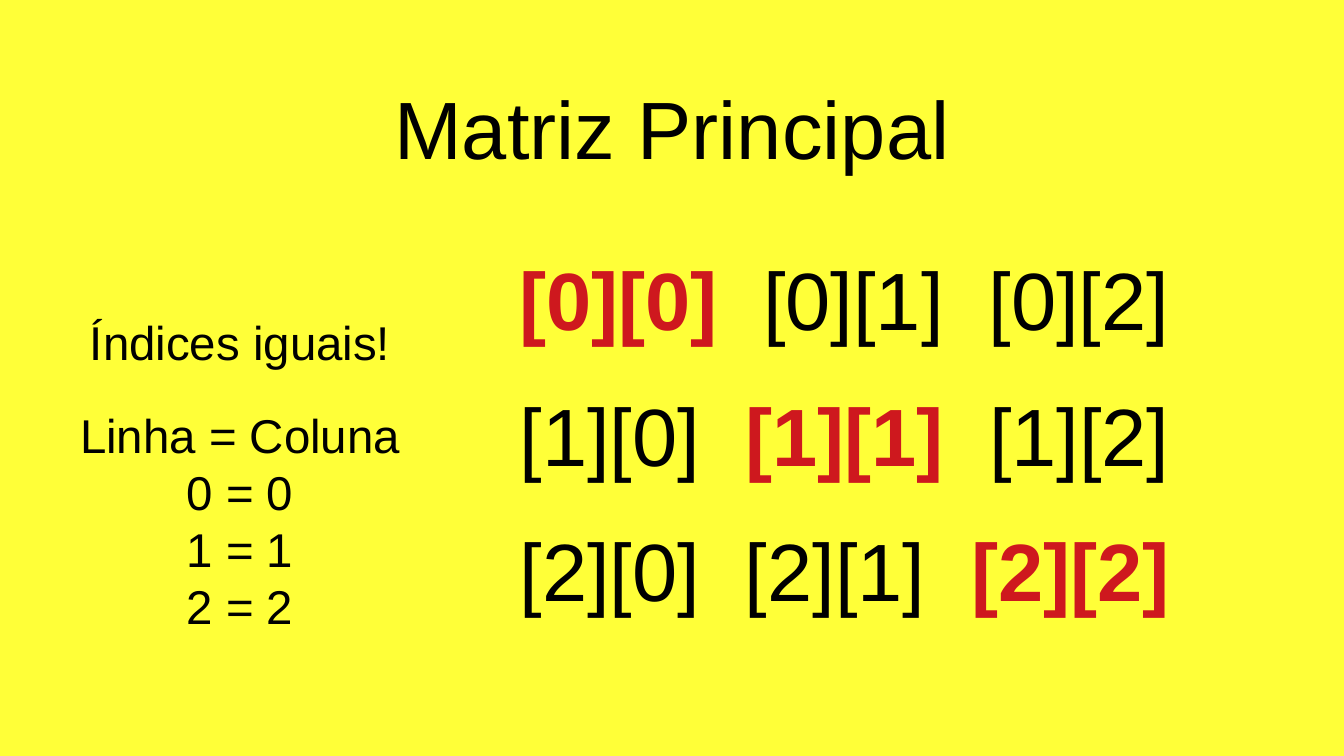
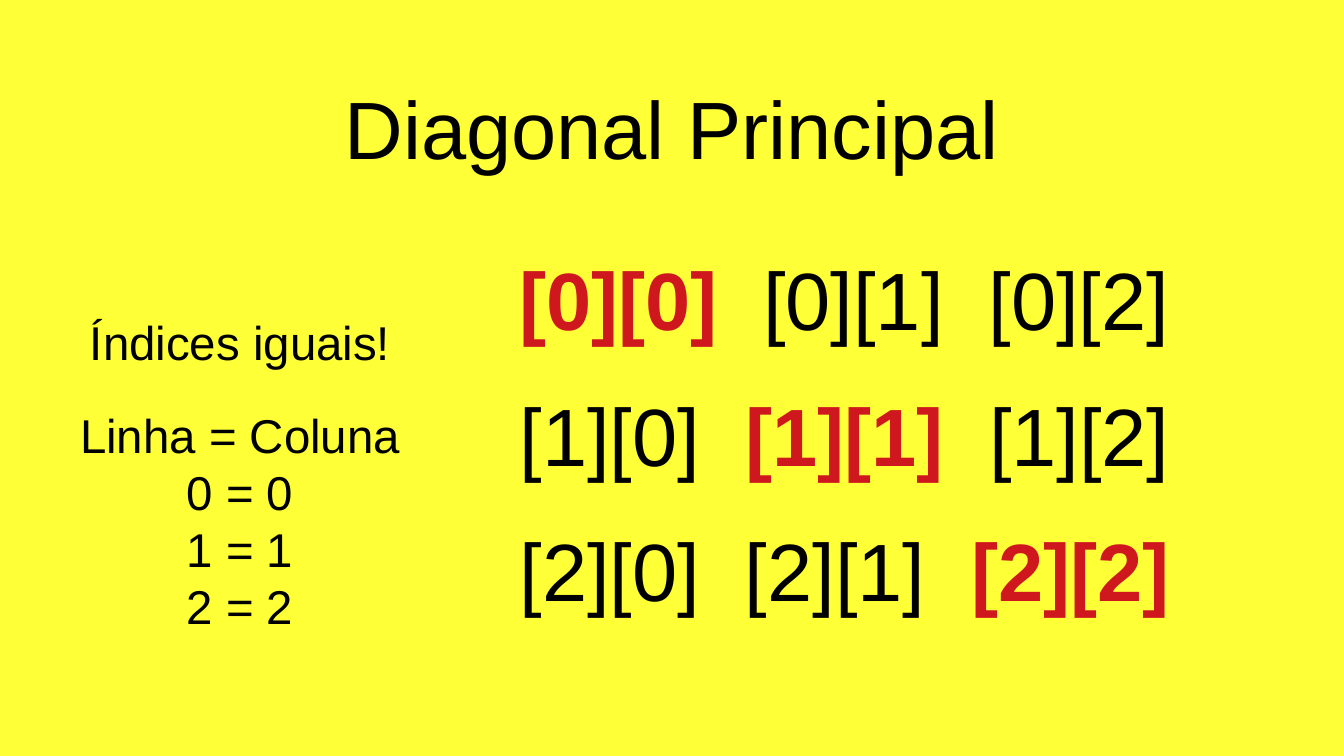
Before and after one commit to tthiagocarlosdev/TESTES, a slide deck: slide 14 of logica_algoritmo_javaScript/exerciciosJavaScript/matriz.odp. Drawn at 1344x756 pixels with LibreOffice and Linux fonts; fonts in the diff are those of the drawing. Boxes give left, top, right and bottom in pixels: in the first picture for what was removed or moved away, otherwise in the second. Text is boxed around its words. In the diff, an @@ line names an element or a change of style, - is before the commit and + after.

```diff
--- a/logica_algoritmo_javaScript/exerciciosJavaScript/matriz.odp
+++ b/logica_algoritmo_javaScript/exerciciosJavaScript/matriz.odp
@@ title at (344, 100, 999, 174): text changed @@
-Matriz Principal
+Diagonal Principal
```
Also in this commit, not shown: 4 other files.
